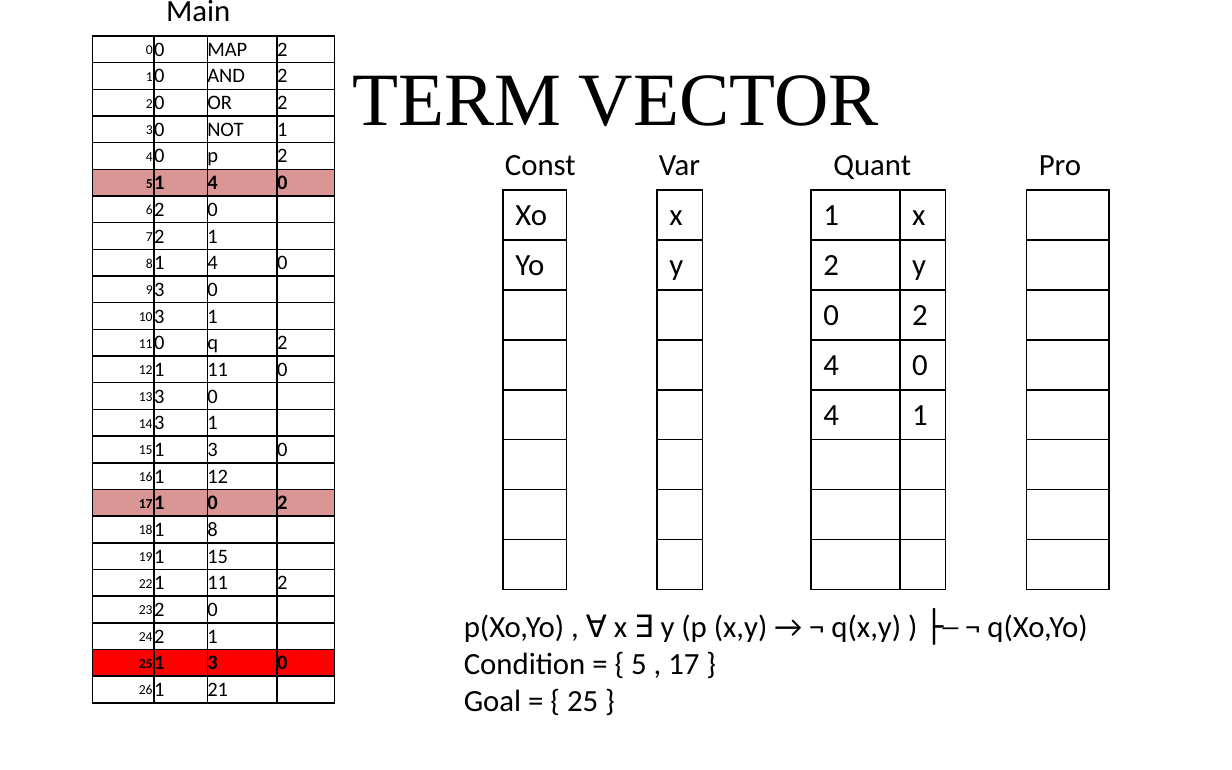
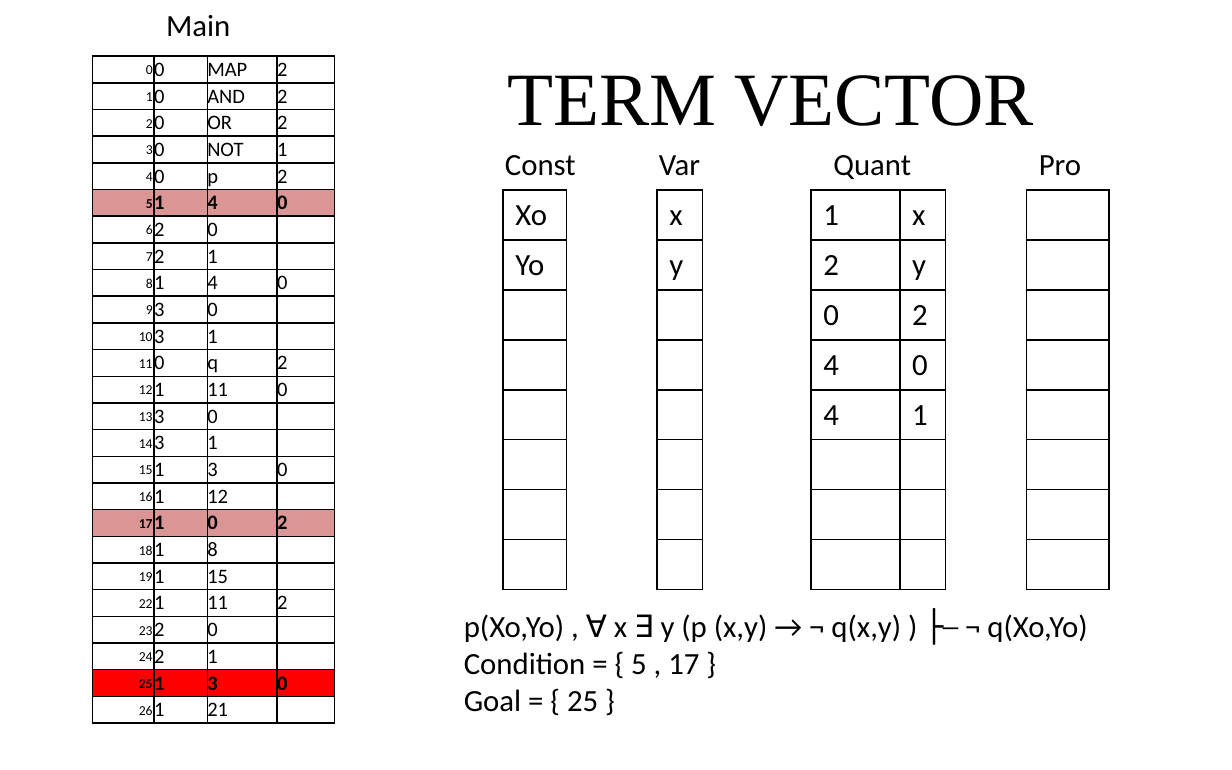
Before and after one commit to giang-rocker/logic, a slide deck: slide 4 of Report/SUY LUẬN TỰ NHIÊN.pptx. Drawn at 1232x770 pixels with LibreOffice and Linux fonts; fonts in the diff are those of the drawing. Boxes give left, top, right and bottom in pixels: in the first picture for what was removed or moved away, otherwise in the second. Text is boxed around its words. In the diff, an @@ line names an element or a change of style, - is before the commit and + after.

```diff
--- a/Report/SUY LUẬN TỰ NHIÊN.pptx
+++ b/Report/SUY LUẬN TỰ NHIÊN.pptx
@@ text "Main": place and size @@
-text "Main" at <box>166,0,230,22</box>
+text "Main" at <box>166,15,230,37</box>
@@ title "TERM VECTOR" at <box>508,75,1034,126</box>: alignment centre to right @@
@@ table: place and size @@
-table at <box>92,36,335,706</box>
+table at <box>92,57,335,726</box>
```
Also in this commit, not shown: 4 other slides changed.
